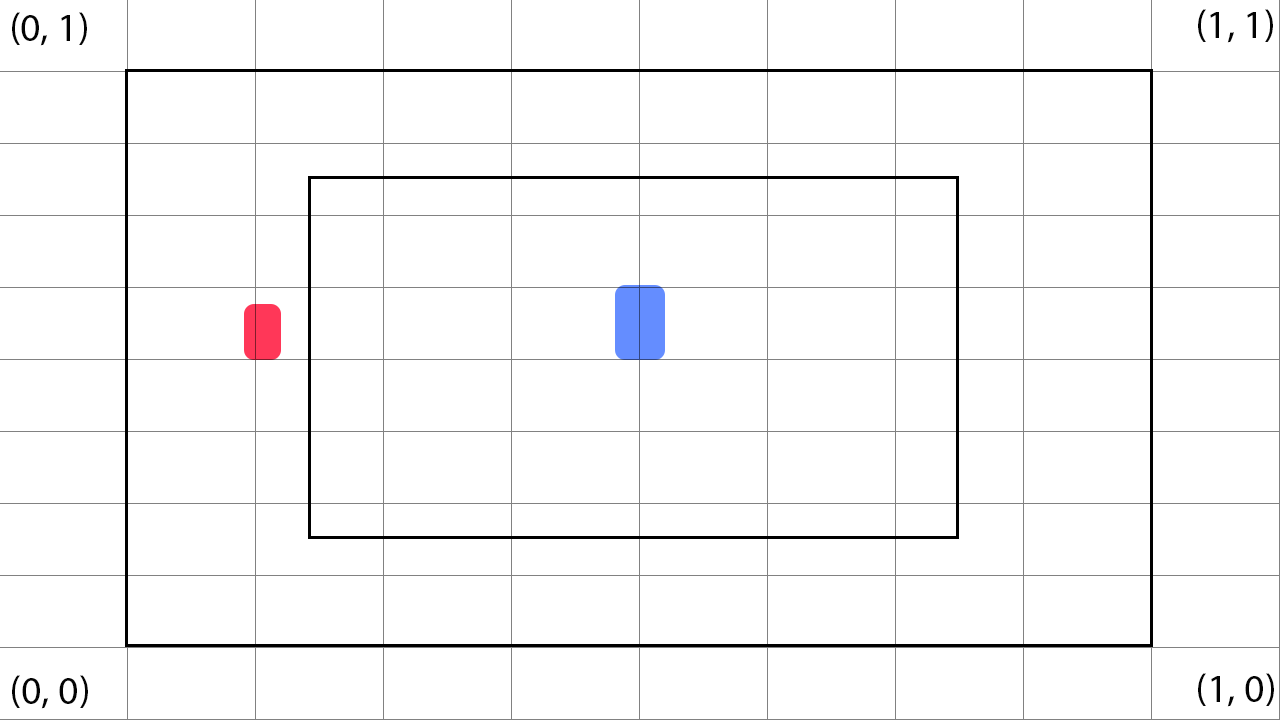
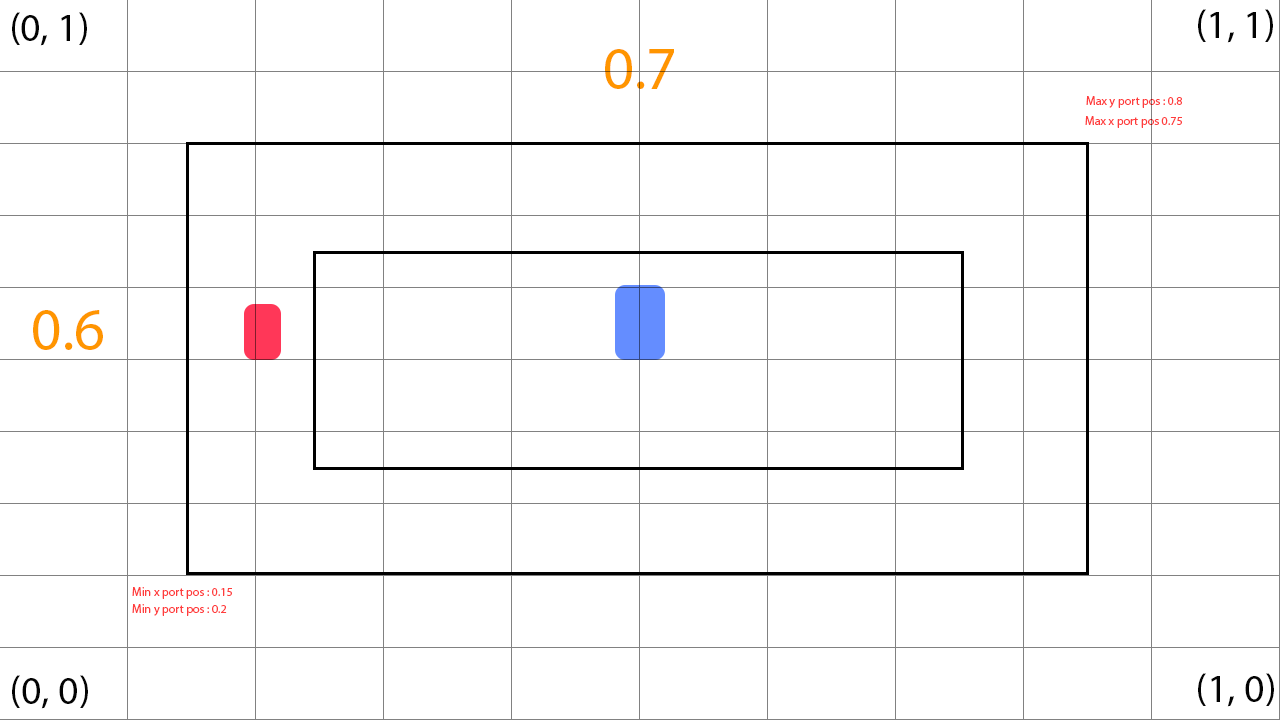
Layers edited between the first and the second 1280 × 720 image:
added layer "Min x port pos : 0.15" above "0.6" over [132, 587, 232, 599]
added layer "0.6" above "0.7" over [33, 310, 103, 350]
added layer "0.7" above "Max x port pos 0.75" over [605, 49, 674, 89]
added layer "Max x port pos 0.75" above "Min y port pos : 0.2" over [1085, 116, 1182, 128]
added layer "Min y port pos : 0.2" above "Max y port pos : 0.8" over [132, 604, 227, 616]
added layer "Max y port pos : 0.8" above "Limite Min" over [1086, 96, 1182, 108]
painted on "Limite Min" over [308, 176, 964, 539]
painted on "Limite Max" over [125, 69, 1153, 647]
